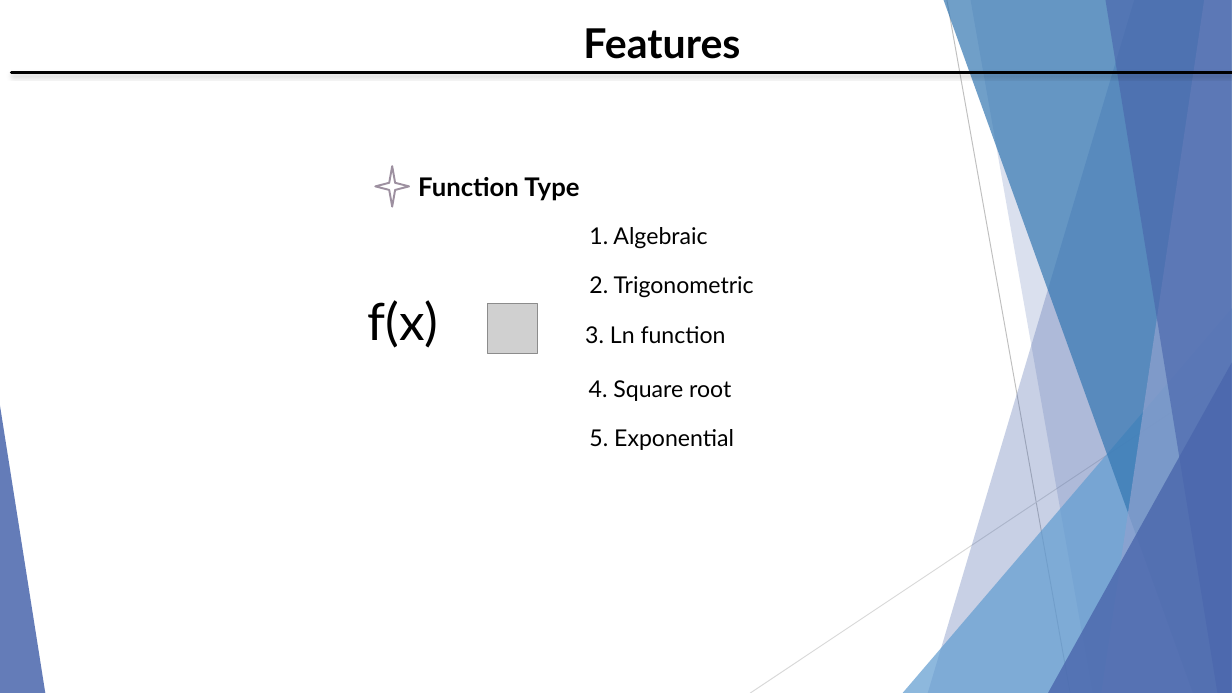
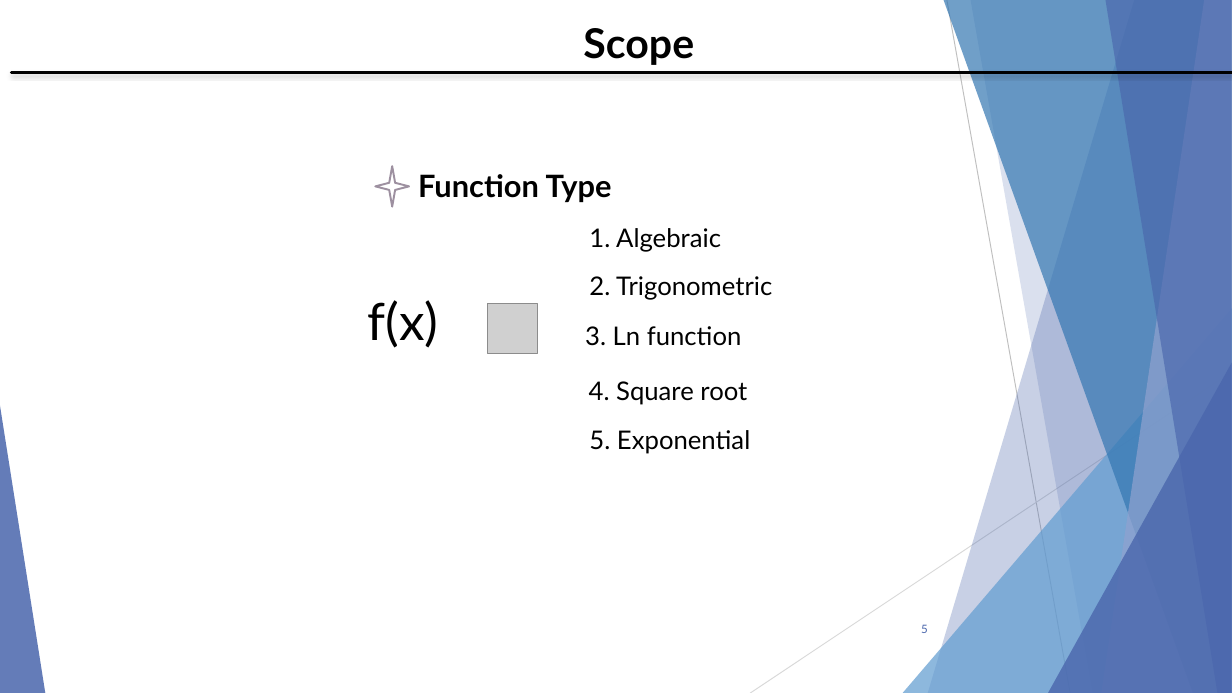
Before and after one commit to nowsadmunna/SPL-1, a slide deck: slide 5 of SPL-1 Mid Presentation.pptx (slide 4 before the commit). Drawn at 1232x693 pixels with LibreOffice and Linux fonts; fonts in the diff are those of the drawing; grey boxes stand for pictures; background and template pictures are left out. Boxes give left, top, right and bottom in pixels: in the first picture for what was removed or moved away, otherwise in the second. Text is boxed around its words. In the diff, an @@ line names an element or a change of style, - is before the commit and + after.

```diff
--- a/SPL-1 Mid Presentation.pptx
+++ b/SPL-1 Mid Presentation.pptx
@@ text at [583,28,694,65]: text changed @@
-Features
+Scope
@@ text "Function Type" at [418,174,612,202]: size 20 to 24 pt @@
@@ size 18 to 20 pt in 5 elements at [589,228,721,252], [589,276,772,300], [585,326,742,346], [589,381,747,405], [589,430,750,454] @@
@@ page number added at [921,624,928,633], 9 pt, text #4A66AC @@
+5
```
Also in this commit, not shown: 8 other slides changed, 1 slide added.
